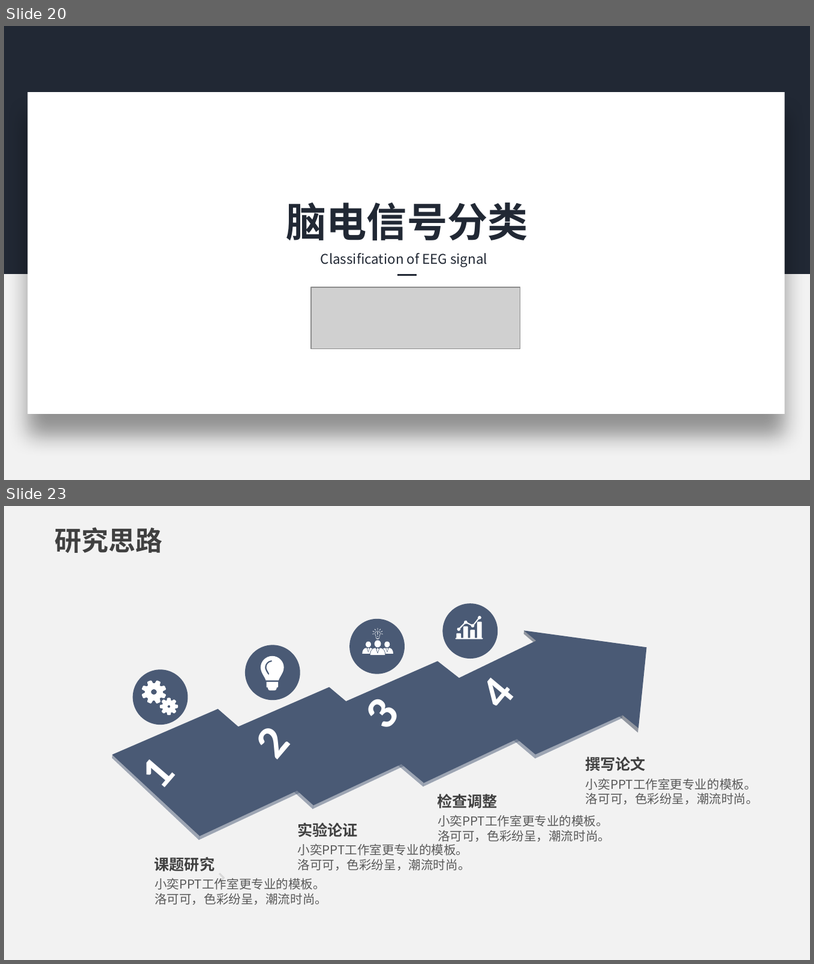
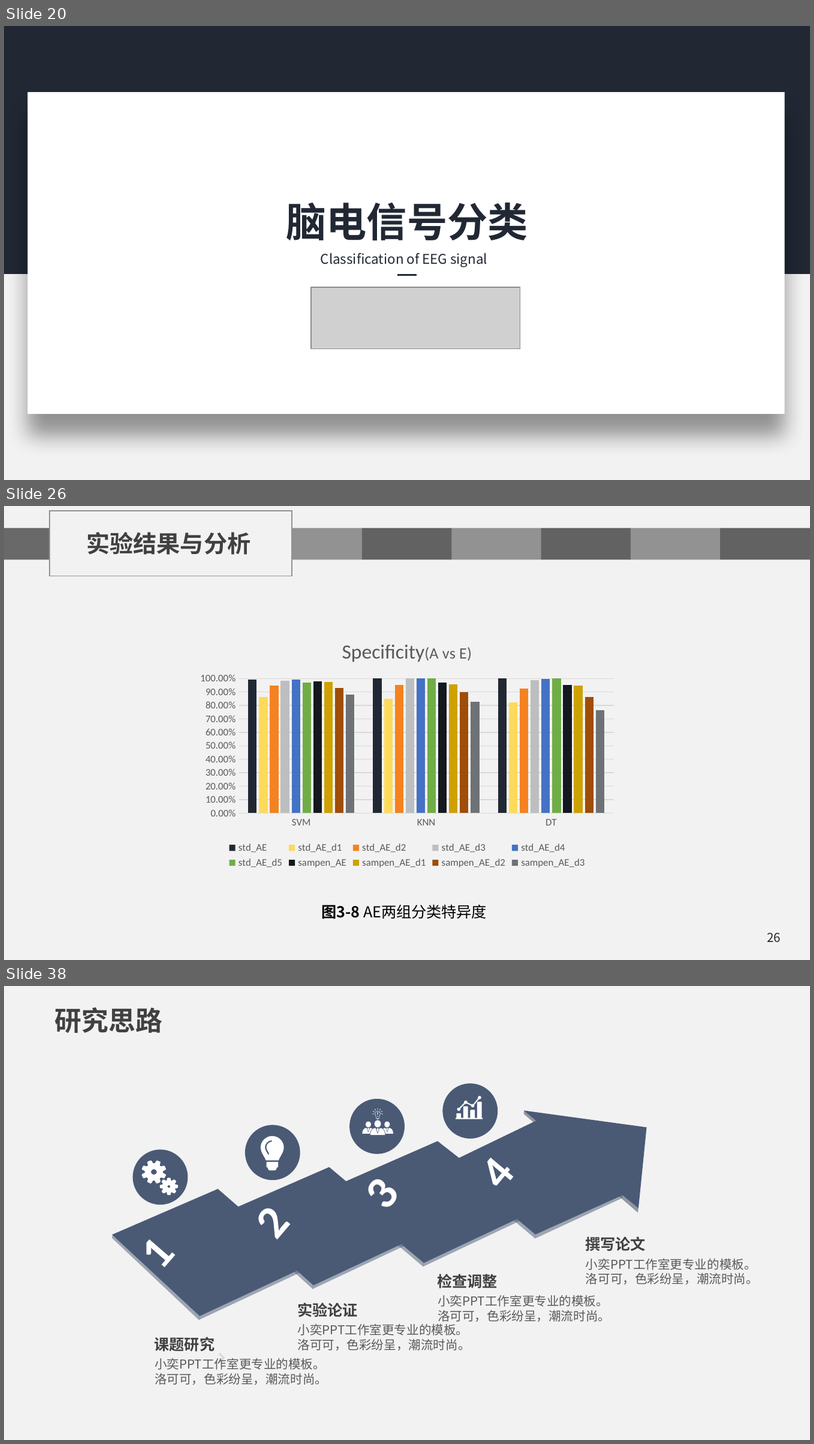
Before and after one commit to chenshuaihua/Graduate, a slide deck: 毕设文件/陈帅华-2016014016-自实1601-中期答辩.pptx. Shown one above the other, each under a label of ours: slides 20 and 23 before the commit, slides 20, 26 and 38 after it; the slides between them are not shown. The pictures are 814x964 and 814x1444 pixels, drawn with LibreOffice and Linux fonts; fonts in the diff are those of the drawing; grey boxes stand for pictures; background and template pictures are left out. Boxes give left, top, right and bottom in pixels: in the first picture for what was removed or moved away, otherwise in the second. Text is boxed around its words. In the diff, an @@ line names an element or a change of style, - is before the commit and + after.

```diff
--- a/毕设文件/陈帅华-2016014016-自实1601-中期答辩.pptx
+++ b/毕设文件/陈帅华-2016014016-自实1601-中期答辩.pptx
@@ slide 26 added at box(4, 506, 810, 960), background #F2F2F2 @@
@@ rectangle added at box(50, 511, 293, 576), outline #929292 1 pt @@
@@ text added at box(86, 532, 251, 555), 21 pt, text #404040, bold @@
+实验结果与分析
@@ group added at box(4, 528, 810, 559): 7 rectangles @@
@@ column chart added at box(192, 626, 623, 872) @@
+title "Specificity(A vs E) "
+categories: SVM, KNN, DT
+std_AE: 0.99, 1, 1
+std_AE_d1: 0.86, 0.85, 0.82
+std_AE_d2: 0.95, 0.95, 0.92
+std_AE_d3: 0.98, 1, 0.99
+std_AE_d4: 0.99, 1, 1
+std_AE_d5: 0.97, 1, 1
+sampen_AE: 0.98, 0.97, 0.95
+sampen_AE_d1: 0.98, 0.96, 0.95
+sampen_AE_d2: 0.93, 0.9, 0.86
+sampen_AE_d3: 0.88, 0.83, 0.77
@@ text added at box(322, 904, 487, 919), 13.5 pt, text #000000 @@
+图3-8 AE两组分类特异度
@@ page number added at box(768, 932, 782, 942), 11 pt, text #262626 @@
+26
@@ what was slide 23 is now slide 38 @@
```
Also in this commit, not shown: 6 slides changed, 15 other slides added, 3 other files.
